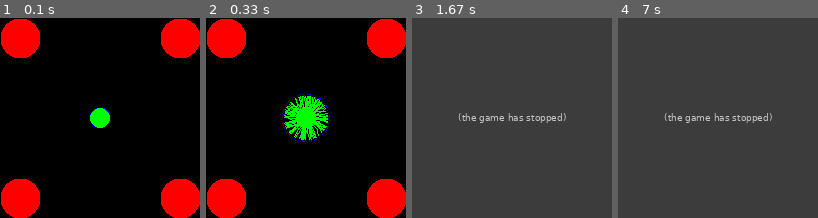
Above: before the commit, frames 1-4 (left to right).
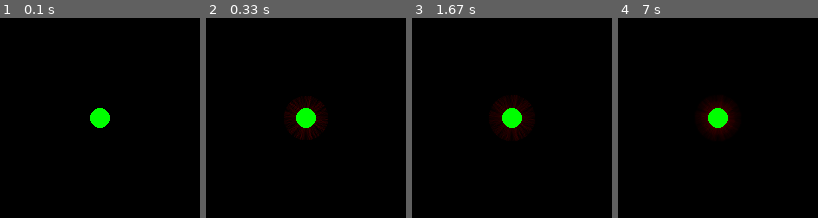
Above: after the commit, the same moments.

Repository: KiRum89/ant_colony
Game: pygame game, started from colony_game.py
Same seed, same stepped clock (60 frames per second), same inputs: the game is played once before the commit and once after it.
Inputs:
- Up to frame 1 (0.1 s): no input
- Up to frame 2 (0.33 s): no input
- Up to frame 3 (1.67 s): tap A at 0.33, 0.67, 1.07, 1.37, 1.57 s
- Up to frame 4 (7 s): tap A at 1.9, 2.2, 2.4, 2.7, 2.97, 3.3, 3.6, 3.73, 4.13, 4.43, 4.8, 5.2, 5.5, 5.7, 6, 6.2, 6.53, 6.83 s

The runs differ from the first frame. In frame 1, 13% of the frame differs, in the area x 0-100%, y 0-100%; in frame 2, 15%; in frame 3, 100%; in frame 4, 100%.
Error before the commit: KeyError: (0, 0) (colony_game.py line 65); the game stopped at 0.67 s (later frames are placeholders)

Commit message:
working version

Diff:
--- a/ant.py
+++ b/ant.py
@@ -101,7 +101,7 @@
                         idx1 = idx1[-1]
                         idx2 = idx2[0]
                         angle = 0.5*(self.angles[idx1] + self.angles[idx2])
-                        dr = tuple(self.speed*(np.cos(angle)*ex+np.sin(angle)*ey)) # convert to touple for hashable
+                        dr = tuple(self.speed*(np.cos(angle)*ex+np.sin(angle)*ey)) # convert to tuple for hashable
 
                         if dr not in m:
                             m[dr]=trail[i,j]
--- a/area.py
+++ b/area.py
@@ -25,21 +25,25 @@
                 self.r0 = np.array([x0,y0])
 
 class CircAreaGranular:
-    def __init__(self,col,r0,R,N,M):
+    def __init__(self,col,r0,R,H,W):
         # color, r0 (coordinates center), Radius
         self.col = col
         self.r0=r0
         self.R=R
-        self.N = N
-        self.M = M
+        self.H = H
+        self.W = W
+        self.idxs=[]
 
     def create(self):
-        arr=np.zeros((self.N,self.M))
-        for i in range(0,self.N):
-            for j in range(0,self.M):
+        arr=np.zeros((self.H,self.W))
+        for i in range(0,self.H):
+            for j in range(0,self.W):
                 if (i-self.r0[0])**2+(j-self.r0[1])**2<self.R**2:
                     arr[i,j]=1
+        self.idxs=np.where(arr==1)
+
         self.arr=arr
+
     def inside(self,r):
         i,j = int(r[0]),int(r[1])
         if self.arr[i,j]==1:
@@ -50,8 +54,13 @@
 
 
     def plot(self,pygame,gameDisplay):
-        for i in range(0,self.N):
-            for j in range(0,self.M):
-                if self.arr[i,j]==1:
-                    rect = pygame.Rect(i,j,1,1)
-                    pygame.draw.rect(gameDisplay,self.col,rect)
+        a,b = self.idxs
+        for el in zip(a,b):
+            i,j = el
+            if self.arr[i,j]==1:
+                rect = pygame.Rect(i,j,1,1)
+                pygame.draw.rect(gameDisplay,self.col,rect)
+
+
+class Obstacle:
+    pass
--- a/colony_game.py
+++ b/colony_game.py
@@ -7,7 +7,7 @@
 import time
 t1 = time.time()
 t=0
-ants=[Ant(np.array([w.W/2,w.H/2]),10,2*np.pi/100*i,1,t) for i in range(0,100)]
+ants=[Ant(np.array([w.W/2,w.H/2]),10,2*np.pi/100*i,1,t) for i in range(0,500)]
 pygame.init()
 clock = pygame.time.Clock()
 gameDisplay = pygame.display.set_mode((w.W,w.H))
@@ -29,6 +29,18 @@
 food_granular3.create()
 food_granular4 = CircAreaGranular(red,[20,w.H-20],20,w.N,w.M)
 food_granular4.create()
+
+#obstacle=np.zeros()
+def draw():
+    x,y=pygame.mouse.get_pos()
+    state = pygame.mouse.get_pressed(num_buttons=3)
+
+    if state[0]==True:
+        print(x,y)
+        arr[x,y]=1
+        x0,y0 = pygame.mouse.get_pos()
+        rect = pygame.Rect(x,y,5,5)
+        pygame.draw.rect(gameDisplay,(255,0,0),rect)
 
 
 
@@ -58,25 +70,34 @@
             rect = pygame.Rect(r[0],r[1],1,1)
             pygame.draw.rect(gameDisplay,c,rect)
 
-def plot_trail(trail,idx):
-    col = [0,0,0,200]
-    for i in range(0,w.N)[::1]:
-        for j in range(0,w.M)[::1]:
-            if trail[i,j]>0.5:
-                rect = pygame.Rect(i,j,1,1)
-                col[idx] = np.min([255,int(255*trail[i,j])])
-                pygame.draw.rect(gameDisplay,tuple(col),rect)
+def plot_trail(trail1,trail2):
+    N,M = trail1.shape
+    arr = np.zeros((N,M,3))
+    if trail1.max()!=0:
+        arr[:,:,0]=trail1/trail1.max()*2550
+    else:
+        arr[:,:,0] = trail1
+    if trail2.max()!=0:
+        arr[:,:,2]=trail2/trail2.max()*2550
+    else:
+        arr[:,:,2]=trail2
 
+
+
+    arr=arr.astype('int')
+    pygame.surfarray.blit_array(gameDisplay,arr)
+
+    return arr
 
 count_home = 0
 
 pause = False
 while 1:
 
-    gameDisplay.fill((0,0,0))
+    #gameDisplay.fill((0,0,0))
     #food.drag(pygame)
     #home.drag(pygame)
-
+    #draw()
     if pause==False:
 
         food_granular1.plot(pygame,gameDisplay)
@@ -84,8 +105,7 @@
         food_granular3.plot(pygame,gameDisplay)
         food_granular4.plot(pygame,gameDisplay)
 
-        plot_trail(trail_scout,1)
-        plot_trail(trail_return,0)
+        arr = plot_trail(trail_scout,trail_return)
 
 
 
@@ -109,6 +129,7 @@
 
 
             ant.t = t
+            oldpos = ant.r
             if ant.scout == True:
                 ant.mark_trail(trail_scout)
                 ant.bite(food_granular1.arr)
@@ -129,7 +150,7 @@
 
                 ant.move()
                 ant.decide(trail_scout)
-            plot_rect_ant(ant)
+
         w.evap(trail_scout, Lmax,t)
         w.evap(trail_return, Lmax,t)
         trail_scout=w.diffuse(trail_scout)
@@ -146,13 +167,13 @@
     pygame.display.update()
 
     for event in pygame.event.get():
+
         if event.type == pygame.KEYDOWN:
             if event.key == pygame.K_a:
-                trail_return={}
-                trail_scout={}
 
                 t = 0
-                ants=[Ant(home.r0,30,np.pi/3,5,t) for _ in range(0,10)]
+                ants=[Ant(np.array([w.W/2,w.H/2]),10,2*np.pi/100*i,1,t) for i in range(0,100)]
+
                 pause = not(pause)
 
         if event.type == pygame.QUIT:
--- /dev/null
+++ b/drawing_pygame.py
@@ -0,0 +1,26 @@
+import sys
+import numpy as np
+import pygame
+pygame.init()
+clock = pygame.time.Clock()
+gameDisplay = pygame.display.set_mode((500,500))
+arr = np.zeros((500,500))
+def draw():
+    x,y=pygame.mouse.get_pos()
+    state = pygame.mouse.get_pressed(num_buttons=3)
+
+    if state[0]==True:
+        print(x,y)
+        arr[x,y]=1
+        x0,y0 = pygame.mouse.get_pos()
+        rect = pygame.Rect(x,y,5,5)
+        pygame.draw.rect(gameDisplay,(255,0,0),rect)
+
+
+while 1:
+    draw()
+    for event in pygame.event.get():
+        if event.type == pygame.QUIT:
+            pygame.quit()
+            sys.exit()
+    pygame.display.update()
--- a/test.py
+++ b/test.py
@@ -4,7 +4,7 @@
 from matplotlib.animation import FuncAnimation
 from ant import Ant
 fig,ax = plt.subplots(1,1)
-
+#use for testing ant trajectories
 class LineBuilder:
     def __init__(self, line):
         self.line = line
--- /dev/null
+++ b/test_copy.py
@@ -0,0 +1,20 @@
+import pygame
+import sys
+import sys
+import numpy as np
+
+pygame.init()
+N,M = 800,800
+clock = pygame.time.Clock()
+arr = np.random.random((N,M,3))
+arr[:,:,:2]=[0,0]
+arr = arr/arr.max()*255
+arr=arr.astype('int')
+gameDisplay = pygame.display.set_mode((N,M))
+pygame.surfarray.blit_array(gameDisplay,arr)
+pygame.display.flip()
+while 1:
+    for event in pygame.event.get():
+        if event.type == pygame.QUIT:
+            pygame.quit()
+            sys.exit()
--- a/world.py
+++ b/world.py
@@ -14,5 +14,5 @@
     trail[np.where(trail<0)]=0
 
 def diffuse(trail):
-    M = 1/658*np.array([[1,1,1],[1,650,1],[1,1,1]])
+    M = 1/(1e3+8)*np.array([[1,1,1],[1,1e3,1],[1,1,1]])
     return convolve(trail, M, mode='constant', cval=0.0)
